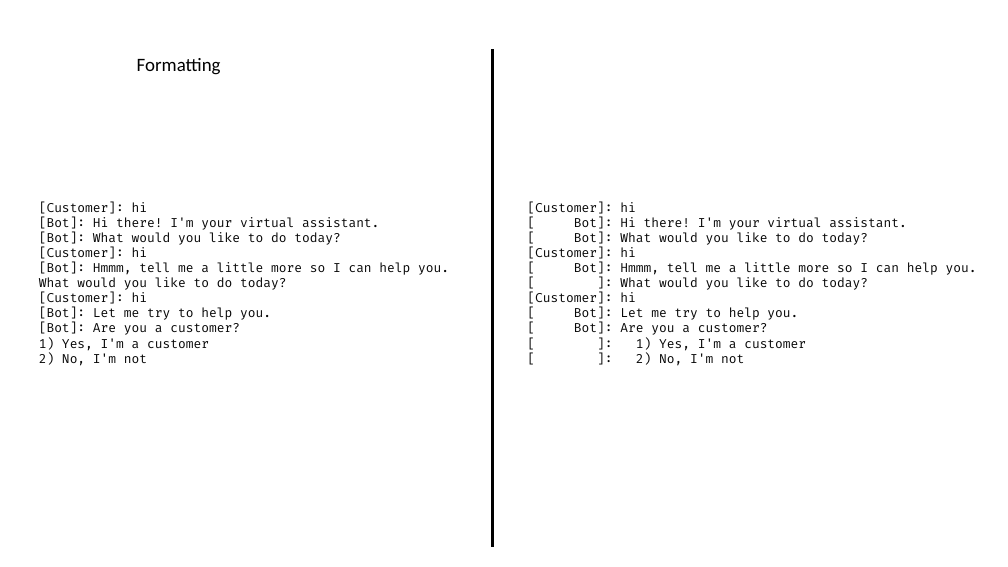
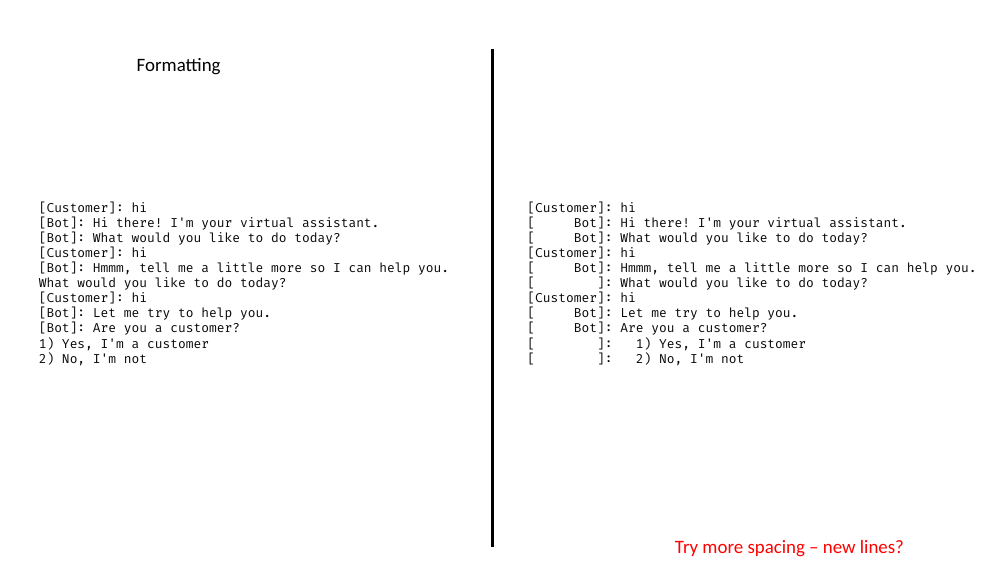
Before and after one commit to LearnWithLlew/TestingBetterWithApprovals.Slides, a slide deck: slide 19 of slides/Testing Better with Approvals.pptx. Drawn at 1008x567 pixels with LibreOffice and Linux fonts; fonts in the diff are those of the drawing. Boxes give left, top, right and bottom in pixels: in the first picture for what was removed or moved away, otherwise in the second. Text is boxed around its words. In the diff, an @@ line names an element or a change of style, - is before the commit and + after.

Commit message:
. r updated slides

```diff
--- a/slides/Testing Better with Approvals.pptx
+++ b/slides/Testing Better with Approvals.pptx
@@ text added at <box>675,540,904,557</box>, 18 pt, text #FF0000 @@
+Try more spacing – new lines?
```
Also in this commit, not shown: 3 other slides changed, 1 slide added, 1 slide removed.
